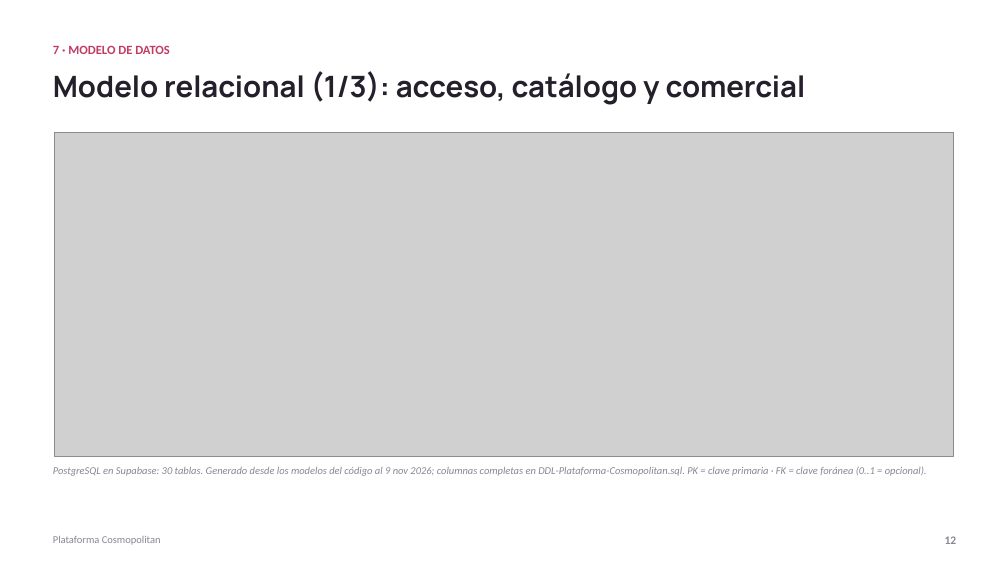
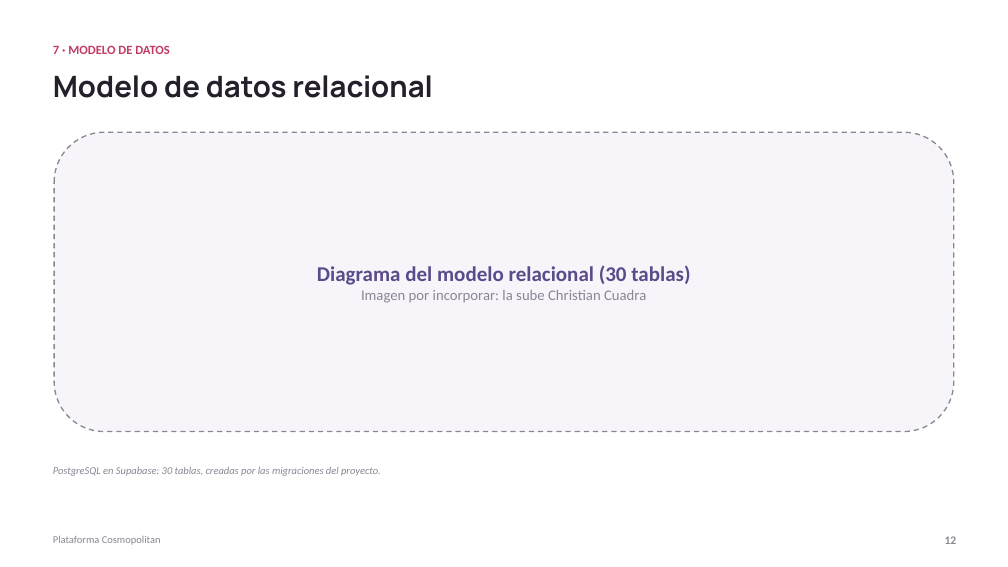
Before and after one commit to ChristianCuadra/capstone, a slide deck: slide 12 of Fase 2/Evidencias Proyecto/Presentación Proyecto.pptx. Drawn at 1008x567 pixels with LibreOffice and Linux fonts; fonts in the diff are those of the drawing; grey boxes stand for pictures. Boxes give left, top, right and bottom in pixels: in the first picture for what was removed or moved away, otherwise in the second. Text is boxed around its words. In the diff, an @@ line names an element or a change of style, - is before the commit and + after.

Commit message:
Sprint 2 y 3: tarjetas y historias en Hecho (Kanban S2/S3, Sprint Backlog S3, Incremento S3); presentación con una sola diapositiva de modelo de datos; zip del código actualizado

```diff
--- a/Fase 2/Evidencias Proyecto/Presentación Proyecto.pptx
+++ b/Fase 2/Evidencias Proyecto/Presentación Proyecto.pptx
@@ text at box(53, 75, 433, 98): text changed @@
-Modelo relacional (1/3): acceso, catálogo y comercial
+Modelo de datos relacional
@@ picture removed at box(54, 132, 954, 457) @@
@@ rounded rectangle added at box(54, 132, 954, 432), fill #F7F5FA, outline #8B8694 1.25 pt dashed, 14 pt, text #8B8694 @@
+Diagrama del modelo relacional (30 tablas)
+Imagen por incorporar: la sube Christian Cuadra
@@ text at box(53, 467, 381, 476): text changed @@
-PostgreSQL en Supabase: 30 tablas. Generado desde los modelos del código al 9 nov 2026; columnas completas en DDL-Plataforma-Cosmopolitan.sql. PK = clave primaria · FK = clave foránea (0..1 = opcional).
+PostgreSQL en Supabase: 30 tablas, creadas por las migraciones del proyecto.
```
Also in this commit, not shown: 14 other slides changed, 2 slides removed, 5 other files.
